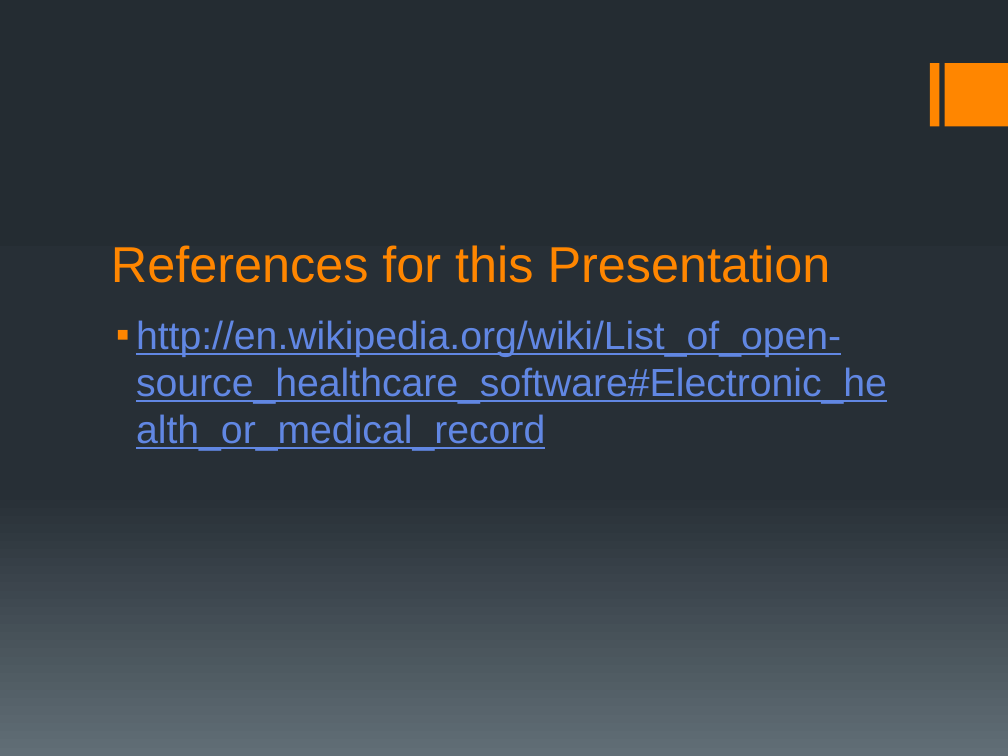
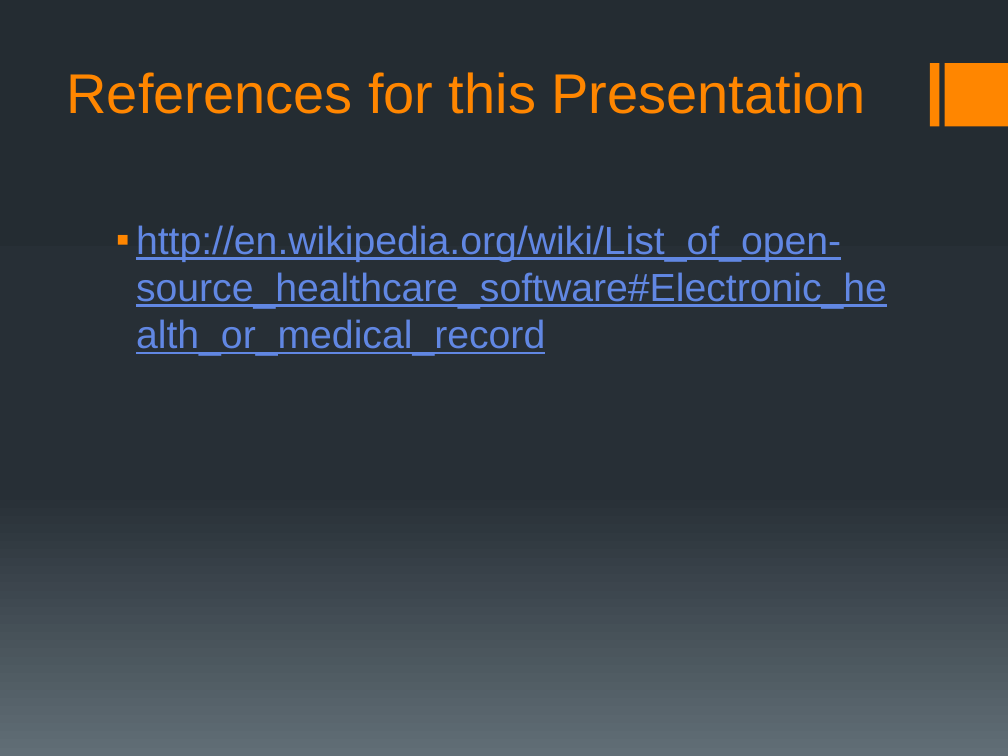
Before and after one commit to rmkane/semrs, a slide deck: slide 9 of MidTerm/Midterm_presentation_SEMRS.pptx. Drawn at 1008x756 pixels with LibreOffice and Linux fonts; fonts in the diff are those of the drawing. Boxes give left, top, right and bottom in pixels: in the first picture for what was removed or moved away, otherwise in the second. Text is boxed around its words. In the diff, an @@ line names an element or a change of style, - is before the commit and + after.

```diff
--- a/MidTerm/Midterm_presentation_SEMRS.pptx
+++ b/MidTerm/Midterm_presentation_SEMRS.pptx
@@ title "References for this Presentation": place and size @@
-title "References for this Presentation" at [111,245,831,283]
+title "References for this Presentation" at [67,72,866,114]
@@ title "References for this Presentation" at [67,72,866,114]: size 36 to 40 pt; alignment left to centre @@
@@ text "http://en.wikipedia.org/wiki/List_of_open-source_healthcare_ ...": place and size @@
-text "http://en.wikipedia.org/wiki/List_of_open-source_healthcare_ ..." at [136,320,887,451]
+text "http://en.wikipedia.org/wiki/List_of_open-source_healthcare_ ..." at [136,225,887,356]
```
Also in this commit, not shown: 7 other slides changed.
